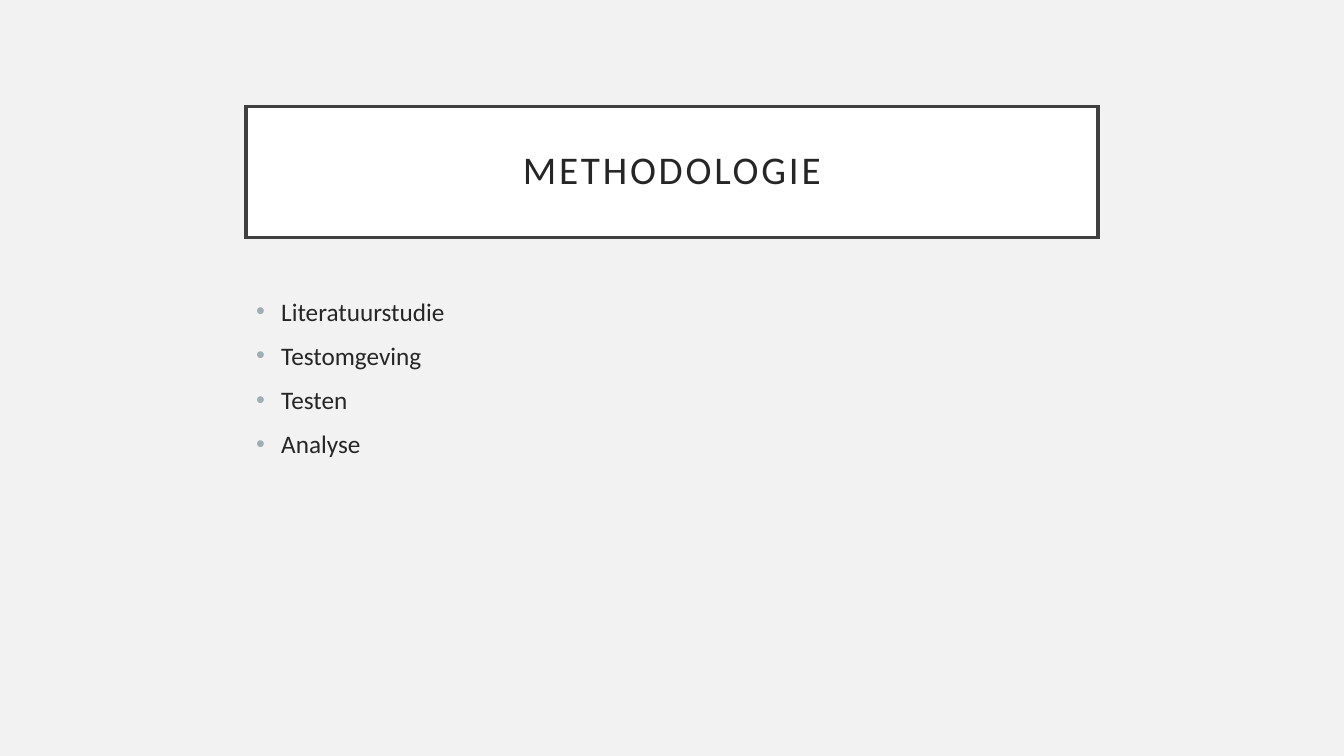
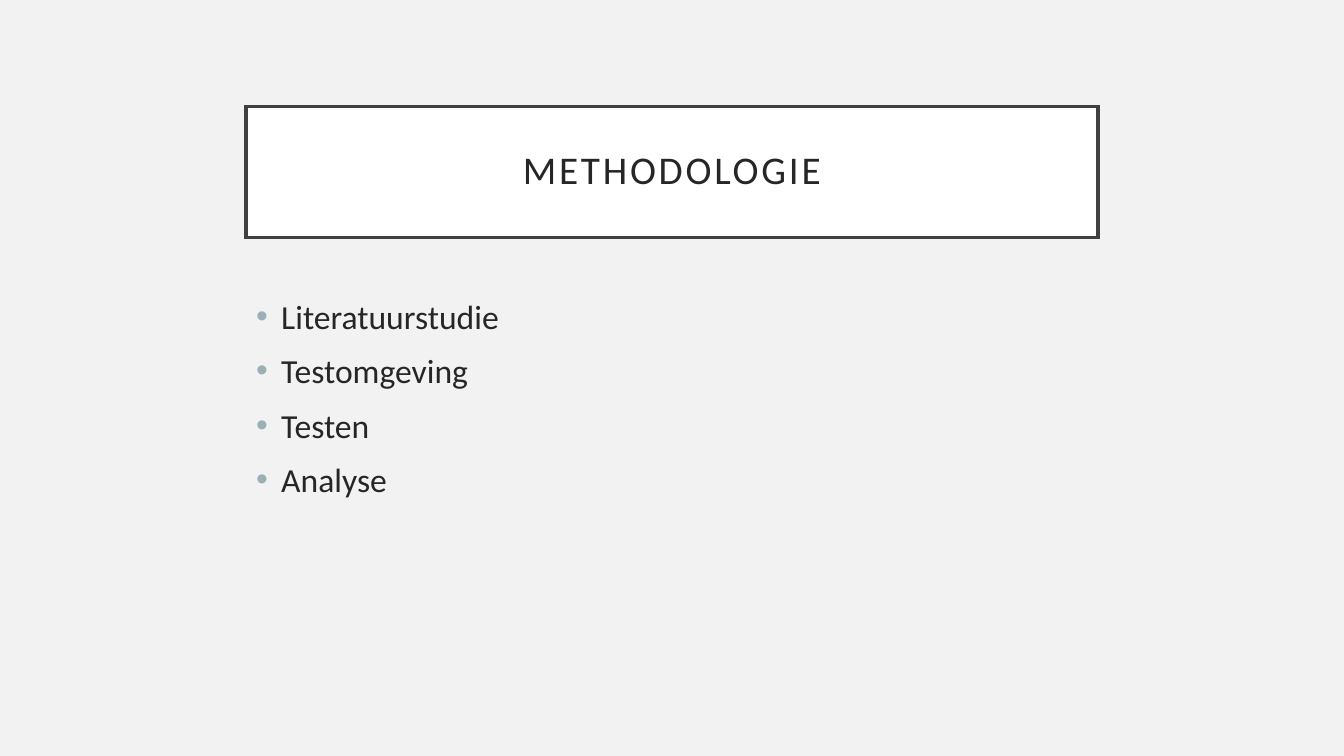
Before and after one commit to JanDeSomviele/Bachelorproef2025, a slide deck: slide 8 of Bachelorproef2025JanDeSomviele.odp. Drawn at 1344x756 pixels with LibreOffice and Linux fonts; fonts in the diff are those of the drawing. Boxes give left, top, right and bottom in pixels: in the first picture for what was removed or moved away, otherwise in the second. Text is boxed around its words. In the diff, an @@ line names an element or a change of style, - is before the commit and + after.

```diff
--- a/Bachelorproef2025JanDeSomviele.odp
+++ b/Bachelorproef2025JanDeSomviele.odp
@@ text "Literatuurstudie" at box(281, 305, 499, 498): size 18 to 24 pt @@
```
Also in this commit, not shown: 5 other slides changed, 1 slide added, 1 slide removed, 3 other files.
